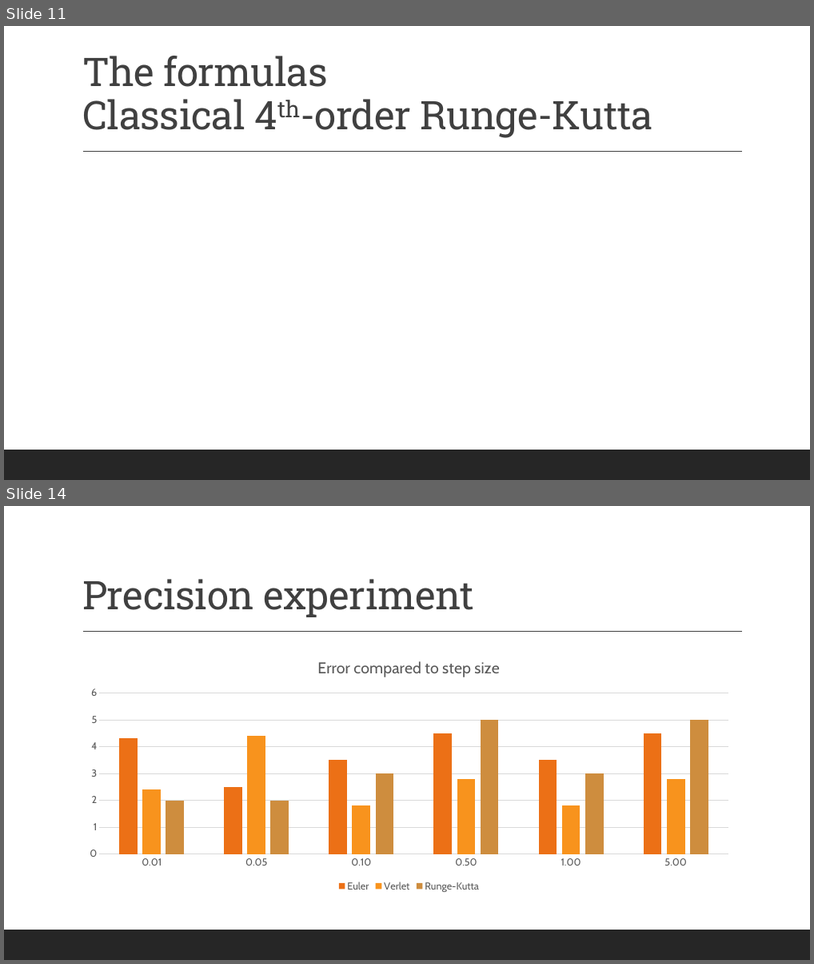
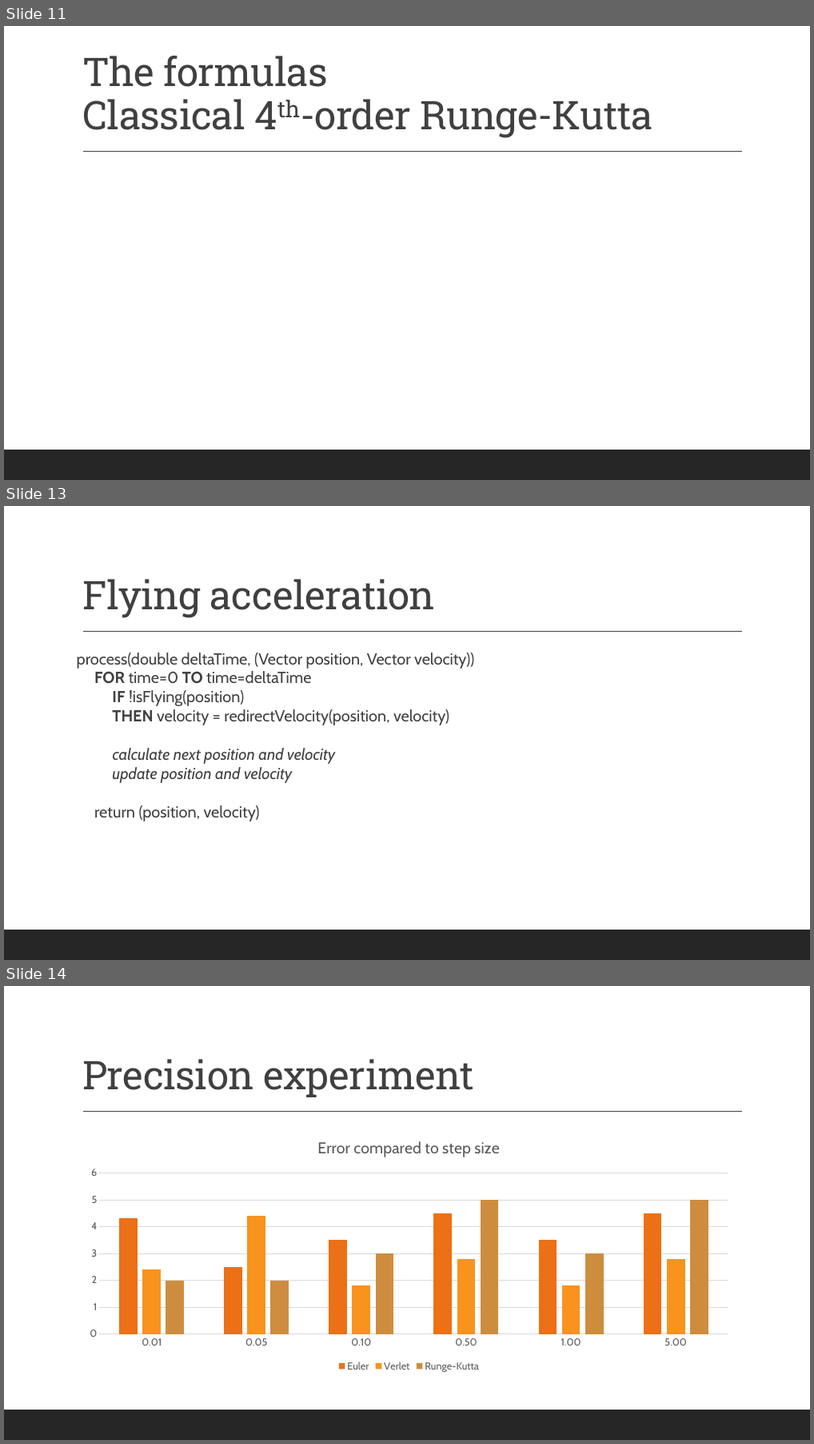
Before and after one commit to renesteeman/Project1-2_Group4, a slide deck: 04-PresentationThirdPhase.pptx. Shown one above the other, each under a label of ours: slides 11 and 14 before the commit, slides 11, 13 and 14 after it; the slides between them are not shown. The pictures are 814x964 and 814x1444 pixels, drawn with LibreOffice and Linux fonts; fonts in the diff are those of the drawing; grey boxes stand for pictures. Boxes give left, top, right and bottom in pixels: in the first picture for what was removed or moved away, otherwise in the second. Text is boxed around its words. In the diff, an @@ line names an element or a change of style, - is before the commit and + after.

```diff
--- a/04-PresentationThirdPhase.pptx
+++ b/04-PresentationThirdPhase.pptx
@@ slide 13 added at <box>4,506,810,960</box>, background #FFFFFF; not listed: 2 template elements that a slide beside it also shows @@
@@ title added at <box>82,579,435,618</box>, 47 pt, text #404040 @@
+Flying acceleration
@@ text added at <box>77,652,474,821</box>, 19 pt, text #404040 @@
+process(double deltaTime, (Vector position, Vector velocity))
+FOR time=0 TO time=deltaTime
+IF !isFlying(position)
+THEN velocity = redirectVelocity(position, velocity)
+calculate next position and velocity
+update position and velocity
+return (position, velocity)
```
Also in this commit, not shown: 1 slide changed, 1 slide removed.
